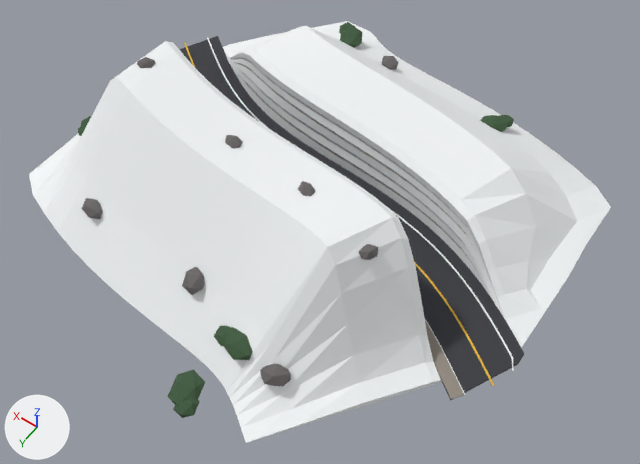
What one commit did to the Blender file content/landmarks/tateyama-kurobe.blend.
The view is the same before and after, from a 50 mm camera at (-12.6, 16.9, 24.9) aimed at (-1.6, 1.5, 0.6). Lighting does not change. The marker at lower left points along +X, +Y and +Z. The first picture is the older version.

Before the edit, the objects in view are built like this:
```python
ob_yuki_asphalt = bpy.data.objects.new('yuki_asphalt', me_yuki_asphalt)
ob_yuki_asphalt.location = (0.0, 0.0, 0.0)
ob_yuki_band = bpy.data.objects.new('yuki_band', me_yuki_band)
ob_yuki_band.location = (0.0, 0.0, 0.0)
ob_yuki_dirt = bpy.data.objects.new('yuki_dirt', me_yuki_dirt)
ob_yuki_dirt.location = (0.0, 0.0, 0.0)
ob_yuki_pine = bpy.data.objects.new('yuki_pine', me_yuki_pine)
ob_yuki_pine.location = (0.0, 0.0, 0.0)
ob_yuki_rock = bpy.data.objects.new('yuki_rock', me_yuki_rock)
ob_yuki_rock.location = (0.0, 0.0, 0.0)
ob_yuki_snow = bpy.data.objects.new('yuki_snow', me_yuki_snow)
ob_yuki_snow.location = (0.0, 0.0, 0.0)
ob_yuki_white = bpy.data.objects.new('yuki_white', me_yuki_white)
ob_yuki_white.location = (0.0, 0.0, 0.0)
```
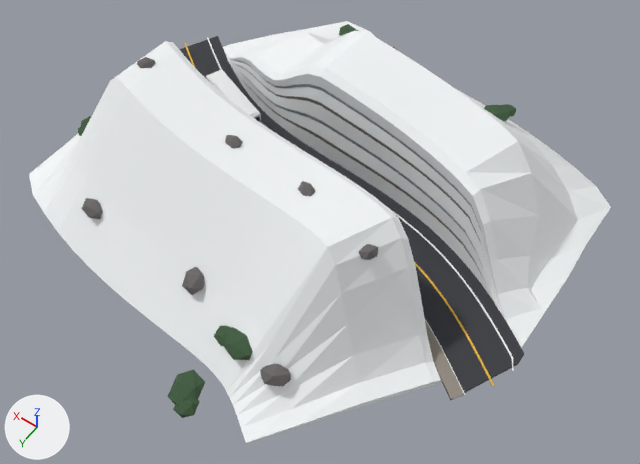
Location of each change, [x1, y1, x2, y2] in pixels of the pictures (640 x 464 px; the box of a moved part takes in the faces that stretch with it):
'yuki_pine', reshaped: before [78, 22, 514, 418]; after [78, 24, 516, 418]
'yuki_white', reshaped: before [207, 38, 513, 395]; after [206, 38, 513, 395]
part 1 of me_yuki_band, moved or reshaped: before [235, 57, 471, 254]; after [240, 61, 484, 265]
part 2 of me_yuki_dirt, moved or reshaped: before [234, 62, 480, 276]; after [236, 64, 487, 283]
part 3 of me_yuki_pine, moved or reshaped: before [480, 115, 509, 132]; after [484, 105, 511, 121]
part 4 of me_yuki_pine, moved or reshaped: before [499, 115, 514, 127]; after [502, 104, 516, 117]
part 5 of me_yuki_rock, moved or reshaped (not visible afterwards): before [382, 56, 398, 70]
part 6 of me_yuki_snow, moved or reshaped: before [230, 26, 611, 320]; after [230, 31, 611, 320]
part 7 of me_yuki_white, added: after [206, 69, 261, 123]

Edits to the bpy script that builds the scene:
```text
Change me_yuki_band:
    where me_yuki_band.from_pydata(...)  # 240 vertices, 232 faces; spans x -9.4..9.4, y -4.7..3.7, z -0.1..3.7
    used by ob_yuki_band; location = (0.0, 0.0, 0.0)
    me_yuki_band part 1: 94 of 240 vertices moved; they spanned x -7.9..6.3, y -3.7..0.1, z 0.1..2.1 and now span x -7.9..6.3, y -3.7..0.1, z 0.2..3.4; mean shift (0.0, 0.0, 0.5); largest move (0.9, -2.1, 2.1) -> (0.9, -2.1, 3.4)
Change me_yuki_dirt:
    where me_yuki_dirt.from_pydata(...)  # 360 vertices, 350 faces; spans x -9.4..9.6, y -4.7..4.1, z -0.1..2.9
    used by ob_yuki_dirt; location = (0.0, 0.0, 0.0)
    me_yuki_dirt part 2: 82 of 360 vertices moved; they spanned x -7.9..6.3, y -3.7..0.1, z 0.2..1.7 and now span x -7.9..6.3, y -3.7..0.1, z 0.3..2.7; mean shift (0.0, 0.0, 0.4); largest move (0.9, -2.0, 1.7) -> (0.9, -2.0, 2.7)
Change me_yuki_pine:
    used by ob_yuki_pine; location = (0.0, 0.0, 0.0)
    remove me_yuki_pine.from_pydata(...)  # 120 vertices, 200 faces; spans x -4.6..9.2, y -8.2..9.4, z -0.1..1.2
    add me_yuki_pine.from_pydata(...)  # 120 vertices, 200 faces; spans x -4.6..9.2, y -8.2..9.4, z -0.1..1.6
    me_yuki_pine part 3: the loose piece of 12 vertices spanning x -4.6..-3.5, y -7.0..-5.9, z 0.7..1.1 is moved by (0.0, 0.0, 0.5)
    me_yuki_pine part 4: the loose piece of 12 vertices spanning x -4.6..-4.0, y -7.2..-6.5, z 0.7..1.0 is moved by (0.0, 0.0, 0.5)
    other edits to the shape of me_yuki_pine do not show in these pictures
Change me_yuki_rock:
    where me_yuki_rock.from_pydata(...)  # 96 vertices, 160 faces; spans x -5.01..6.02, y -7.27..7.31, z 0.46..4.68
    used by ob_yuki_rock; location = (0.0, 0.0, 0.0)
    me_yuki_rock part 5: the loose piece of 12 vertices spanning x 0.61..1.32, y -7.27..-6.67, z 0.74..1.22 is moved by (0.0, 0.0, 0.5)
Change me_yuki_snow:
    where me_yuki_snow.from_pydata(...)  # 840 vertices, 1164 faces; spans x -9.4..9.4, y -9.2..8.9, z -0.1..4.5
    used by ob_yuki_snow; location = (0.0, 0.0, 0.0)
    me_yuki_snow part 6: 269 of 840 vertices moved; they spanned x -8.6..6.3, y -7.4..0.1, z 0.0..2.7 and now span x -8.6..6.3, y -7.4..0.1, z 0.1..4.3; mean shift (0.0, 0.0, 0.5); largest move (0.8, -2.3, 2.6) -> (0.8, -2.3, 4.1)
Change me_yuki_white:
    used by ob_yuki_white; location = (0.0, 0.0, 0.0)
    remove me_yuki_white.from_pydata(...)  # 240 vertices, 236 faces; spans x -9.6..9.6, y -4.7..3.7, z 0.0
    add me_yuki_white.from_pydata(...)  # 256 vertices, 248 faces; spans x -9.6..9.6, y -4.7..3.7, z 0.0..1.0
    me_yuki_white part 7
    16 vertices are added at x 3.4..6.5, y -2.8..-1.0, z 0.2..1.0
    12 new faces join them
```
